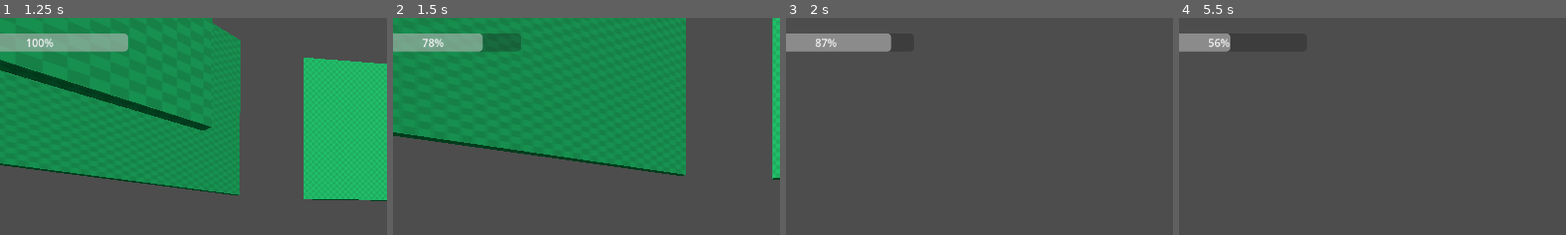
Above: before the commit, frames 1-4 (left to right).
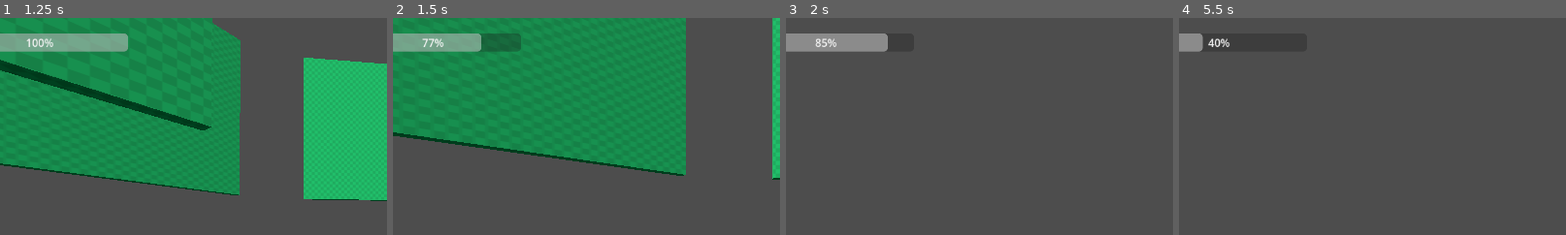
Above: after the commit, the same moments.

Repository: johnwdodge/pacmanninja
Game: Godot game, scene res://scenes/levels/test_level.tscn
Same seed, same stepped clock (60 frames per second), same inputs: the game is played once before the commit and once after it.
Inputs (mouse positions are % of the whole screen's width and height, from its top left):
- Up to frame 1 (1.25 s): tap Enter at 0.5 s; move the mouse to (55, 50) at 0.52 s; hold W (move_forward) from 0.53 s (still down); hold Ctrl (crouch) from 0.53 s (still down); tap Space (jump) at 0.77 s
- Up to frame 2 (1.5 s): keep holding W (move_forward); move the mouse to (45, 50) at 1.27 s; release Ctrl (crouch) at 1.28 s; tap Shift (sprint) at 1.35 s
- Up to frame 3 (2 s): keep holding W (move_forward); tap Space (jump) at 1.52 s
- Up to frame 4 (5.5 s): keep holding W (move_forward); move the mouse to (52, 48) at 2.02 s; hold Ctrl (crouch) 2.03-2.78 s; move the mouse to (49, 52) at 2.77 s; tap Shift (sprint) at 2.85, 4.35 s; tap Space (jump) at 3.02, 3.77, 4.52 s; move the mouse to (57, 51) at 3.52 s; hold Ctrl (crouch) 3.53-4.28 s; move the mouse to (42, 49) at 4.27 s; move the mouse to (51, 50) at 5.02 s; hold Ctrl (crouch) from 5.03 s (still down)
The pictures show only the part of the screen within x 6-56%, y 0-50%; the shares and areas given below are measured in that part.

Frame 1 is identical in both runs. In frame 2, less than 0.1% of the frame differs, in the area x 9-24%, y 7-16%; in frame 3, 0.1%; in frame 4, 0.6%, in the area x 5-14%, y 7-16%.

Commit message:
little meter shift

Diff:
--- a/charcontrol.gd
+++ b/charcontrol.gd
@@ -19,7 +19,7 @@
 const HEAD_CROUCH_HEIGHT: float = 1.0
 const WALL_JUMP_AWAY_FORCE: float = 5.0
 const POWER_DURATION: float = 10.0
-const METER_REFILL: float = 2.5
+const METER_REFILL: float = 2
 const SLIDE_DRAIN: float = 5
 const METER_SEGMENT: float = 200
 const METER_SIZE: float = 800
